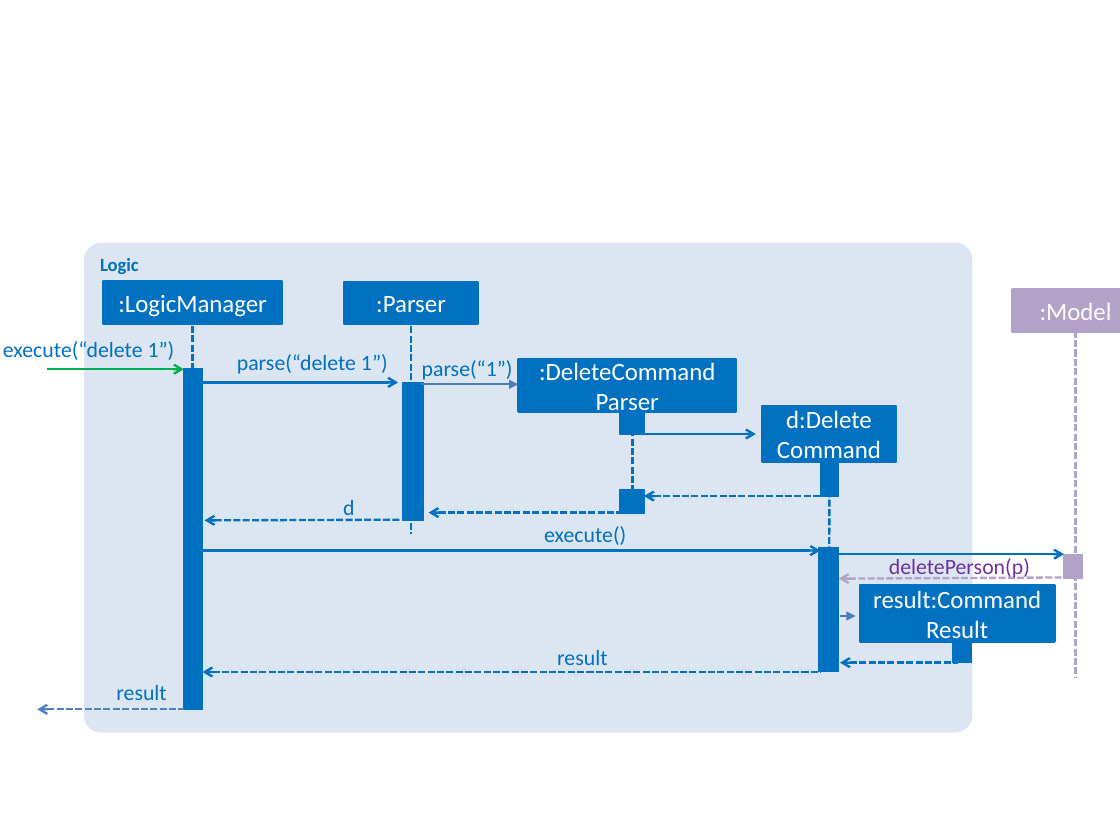
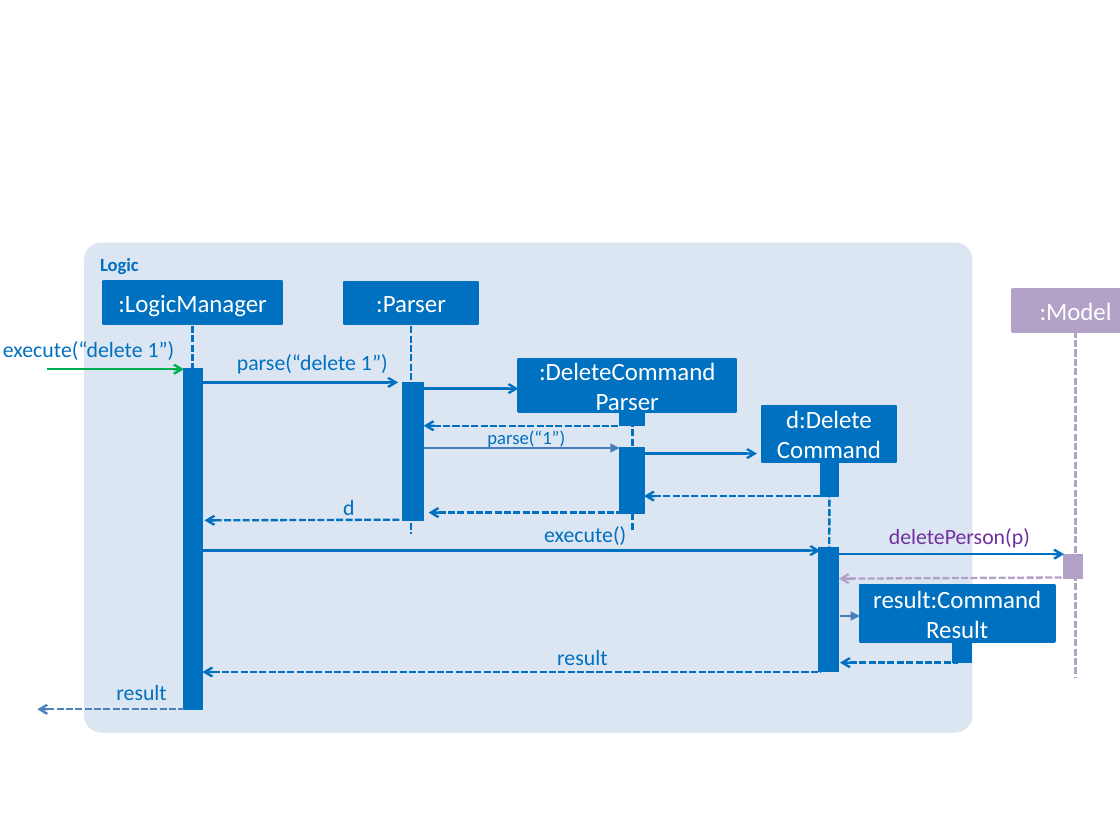
Before and after one commit to se-edu/addressbook-level4, a slide deck: slide 1 of docs/diagrams/LogicComponentSequenceDiagram.pptx. Drawn at 1120x840 pixels with LibreOffice and Linux fonts; fonts in the diff are those of the drawing. Boxes give left, top, right and bottom in pixels: in the first picture for what was removed or moved away, otherwise in the second. Text is boxed around its words. In the diff, an @@ line names an element or a change of style, - is before the commit and + after.

```diff
--- a/docs/diagrams/LogicComponentSequenceDiagram.pptx
+++ b/docs/diagrams/LogicComponentSequenceDiagram.pptx
@@ arrow added from (418, 389) to (519, 389), #0070C0 1.5 pt @@
@@ rectangle resized from (x1=619, y1=411, x2=645, y2=435) to (x1=619, y1=411, x2=645, y2=426) @@
@@ line moved from (633, 411) - (633, 496) to (633, 411) - (633, 532) @@
@@ arrow added from (619, 426) to (423, 426), #0070C0 1.5 pt dashed @@
@@ arrow moved from (421, 384) - (519, 384) to (424, 448) - (619, 448) @@
@@ text "parse(“1”)" moved from (x1=422, y1=360, x2=513, y2=383) to (x1=487, y1=430, x2=565, y2=449) @@
@@ text "parse(“1”)" at (x1=487, y1=430, x2=565, y2=449): size 14 to 12 pt @@
@@ rectangle resized from (x1=619, y1=489, x2=645, y2=513) to (x1=619, y1=448, x2=645, y2=513) @@
@@ arrow moved from (643, 435) - (756, 435) to (644, 454) - (757, 454) @@
@@ text "deletePerson(p)" moved from (x1=889, y1=558, x2=1030, y2=580) to (x1=889, y1=528, x2=1030, y2=548) @@
@@ arrow moved from (840, 616) - (856, 616) to (840, 616) - (860, 616) @@
```
Also in this commit, not shown: 3 other files.
